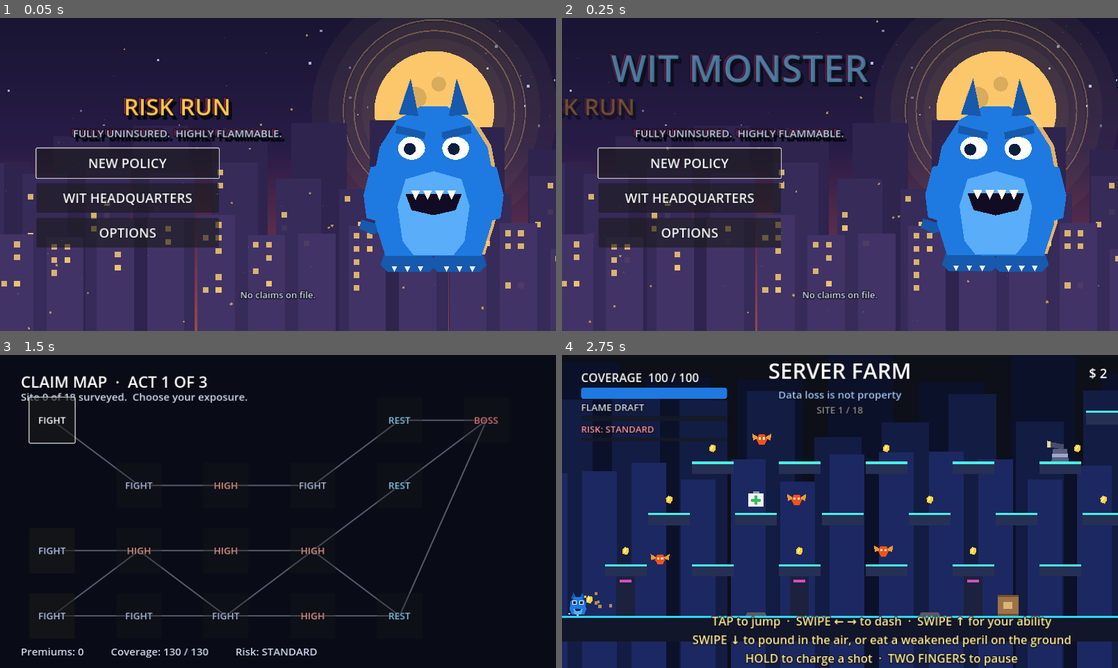
Above: before the commit, frames 1-4 (two rows, left to right).
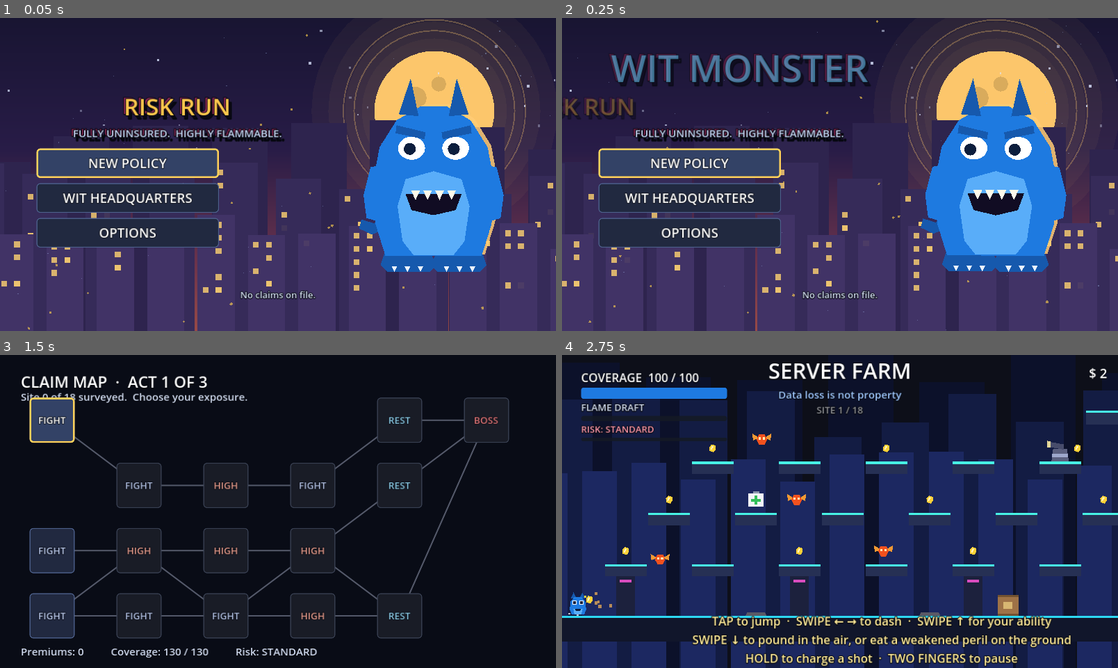
Above: after the commit, the same moments.

Repository: Yothisislogan/WIT-Monster-Risk-Run
Game: Godot game, scene res://scenes/title.tscn
The game is run twice, just before and just after one commit, with the same random seed, the same clock (stepped at 60 frames per second) and the same inputs.
Inputs:
- Up to frame 1 (0.05 s): no input
- Up to frame 2 (0.25 s): no input
- Up to frame 3 (1.5 s): click "NEW POLICY" at 0.5 s; click "LOW DEDUCTIBLE More Coverage,…" at 1.25 s
- Up to frame 4 (2.75 s): click "FIGHT" at 2 s

The runs differ from the first frame. In frame 1, 3.7% of the frame differs, in the area x 6-40%, y 41-74%; in frame 2, 3.7%; in frame 3, 5.2%, in the area x 5-92%, y 13-91%; in frame 4, nothing differs.

Commit message:
Give the UI back its surfaces: the theme styled type and removed everything else
The Policy Card draft rendered as a title floating over the playfield with a
single focus outline where four opaque cards should have been. That is what
the screenshot shows and it is my bug, introduced with the font pass.

assets/ui/theme.tres set colours, font sizes and outlines and nothing else. A
theme registered as the project theme REPLACES the styling the engine would
otherwise supply — a missing entry is not a fallback to the default look, it
is a control with no surface. So PanelContainer had no background and Button
had no normal, hover or pressed box, and the modal was a hole in the screen
with text over it. A theme that styles type and not surfaces is worse than no
theme at all, because it takes away the surfaces that were already there.

The theme now carries StyleBoxFlat entries for the panels, all five button
states, and the progress fill. Panels are opaque, buttons are cards, and the
focus box is the loudest thing in the set because a controller player has to
see it from across the room (§6).

Those boxes add content margins, which is space the text no longer has, so
check_text_fit.py reads the button padding out of the theme and subtracts it.
That immediately failed the Headquarters upgrade row — 103px of text in 110px
of usable height — so upgrade rows and deductible buttons grew, and the
deductible panel's MarginContainer dropped to 8px now that the panel stylebox
supplies the padding itself.

check_text_fit.py also now fails if the theme omits a stylebox, or if
project.godot registers no theme at all.

Two things about writing that check are worth recording. It first looked for
`gui/theme/custom="..."` and matched nothing, because project.godot writes the
setting as `theme/custom=` under a `[gui]` section — so the check silently
passed no matter what the theme contained. A check that cannot fail is the one
thing CLAUDE.md says a checker must never be, and this is the third time in
this session that exact shape has appeared. It is anchored on the section now,
and verified against both failure modes: styleboxes stripped, and the theme
unregistered.

Also fixed _on_cards_offered, which called queue_free() without remove_child()
— the third instance of that bug, after _build_menu and _build_deductibles.
The old draft's buttons stay in the row until the end of the frame, so
_focus_first could grab a button that was about to be deleted.

Co-Authored-By: Claude Opus 5 <noreply@anthropic.com>
Claude-Session: https://claude.ai/code/session_01KL9N9RcnY6sMebCLjmzeUt

Diff:
--- a/assets/ui/theme.tres
+++ b/assets/ui/theme.tres
@@ -12,6 +12,125 @@
 ; a dark edge to separate it; without one the glyphs dissolve into whatever is
 ; scrolling behind them. Everything here inherits it, including any text added
 ; later, which is the other reason a theme beats per-node overrides.
+;
+; THE STYLEBOXES BELOW ARE NOT DECORATION. The first version of this file set
+; colours and font sizes and nothing else, and a project theme registered as
+; gui/theme/custom REPLACES the styling the engine would otherwise supply. So
+; PanelContainer had no panel background and Button had no normal, hover or
+; pressed background: the Policy Card draft rendered as its title floating over
+; the playfield with a single focus outline where four opaque cards should have
+; been, and the player reported it, correctly, as an empty screen. A theme that
+; styles type and not surfaces is worse than no theme at all — it removes the
+; surfaces that were there.
+
+; The card the panels are drawn on. Opaque, because a modal that shows the
+; playfield through it is a modal you cannot read.
+[sub_resource type="StyleBoxFlat" id="panel"]
+content_margin_left = 18.0
+content_margin_top = 16.0
+content_margin_right = 18.0
+content_margin_bottom = 16.0
+bg_color = Color(0.06, 0.07, 0.12, 0.98)
+border_width_left = 2
+border_width_top = 2
+border_width_right = 2
+border_width_bottom = 2
+border_color = Color(0.32, 0.42, 0.62, 0.9)
+corner_radius_top_left = 12
+corner_radius_top_right = 12
+corner_radius_bottom_right = 12
+corner_radius_bottom_left = 12
+shadow_color = Color(0, 0, 0, 0.5)
+shadow_size = 12
+
+[sub_resource type="StyleBoxFlat" id="button_normal"]
+content_margin_left = 14.0
+content_margin_top = 10.0
+content_margin_right = 14.0
+content_margin_bottom = 10.0
+bg_color = Color(0.13, 0.16, 0.25, 1)
+border_width_left = 2
+border_width_top = 2
+border_width_right = 2
+border_width_bottom = 2
+border_color = Color(0.3, 0.38, 0.55, 1)
+corner_radius_top_left = 8
+corner_radius_top_right = 8
+corner_radius_bottom_right = 8
+corner_radius_bottom_left = 8
+
+[sub_resource type="StyleBoxFlat" id="button_hover"]
+content_margin_left = 14.0
+content_margin_top = 10.0
+content_margin_right = 14.0
+content_margin_bottom = 10.0
+bg_color = Color(0.19, 0.24, 0.36, 1)
+border_width_left = 2
+border_width_top = 2
+border_width_right = 2
+border_width_bottom = 2
+border_color = Color(0.46, 0.58, 0.8, 1)
+corner_radius_top_left = 8
+corner_radius_top_right = 8
+corner_radius_bottom_right = 8
+corner_radius_bottom_left = 8
+
+[sub_resource type="StyleBoxFlat" id="button_pressed"]
+content_margin_left = 14.0
+content_margin_top = 10.0
+content_margin_right = 14.0
+content_margin_bottom = 10.0
+bg_color = Color(0.09, 0.11, 0.18, 1)
+border_width_left = 2
+border_width_top = 2
+border_width_right = 2
+border_width_bottom = 2
+border_color = Color(0.55, 0.7, 1, 1)
+corner_radius_top_left = 8
+corner_radius_top_right = 8
+corner_radius_bottom_right = 8
+corner_radius_bottom_left = 8
+
+; A controller player needs to see where focus is from across the room, so the
+; focus box is the loudest thing in the set (§6 controller parity).
+[sub_resource type="StyleBoxFlat" id="button_focus"]
+content_margin_left = 14.0
+content_margin_top = 10.0
+content_margin_right = 14.0
+content_margin_bottom = 10.0
+bg_color = Color(0.2, 0.26, 0.4, 1)
+border_width_left = 4
+border_width_top = 4
+border_width_right = 4
+border_width_bottom = 4
+border_color = Color(1, 0.82, 0.35, 1)
+corner_radius_top_left = 8
+corner_radius_top_right = 8
+corner_radius_bottom_right = 8
+corner_radius_bottom_left = 8
+
+[sub_resource type="StyleBoxFlat" id="button_disabled"]
+content_margin_left = 14.0
+content_margin_top = 10.0
+content_margin_right = 14.0
+content_margin_bottom = 10.0
+bg_color = Color(0.1, 0.11, 0.15, 1)
+border_width_left = 2
+border_width_top = 2
+border_width_right = 2
+border_width_bottom = 2
+border_color = Color(0.22, 0.25, 0.32, 1)
+corner_radius_top_left = 8
+corner_radius_top_right = 8
+corner_radius_bottom_right = 8
+corner_radius_bottom_left = 8
+
+[sub_resource type="StyleBoxFlat" id="progress_fill"]
+bg_color = Color(0.25, 0.55, 0.95, 1)
+corner_radius_top_left = 4
+corner_radius_top_right = 4
+corner_radius_bottom_right = 4
+corner_radius_bottom_left = 4
 
 [resource]
 default_font_size = 24
@@ -33,3 +152,14 @@
 Button/colors/font_outline_color = Color(0.02, 0.03, 0.06, 0.95)
 Button/constants/outline_size = 5
 Button/font_sizes/font_size = 24
+Button/styles/normal = SubResource("button_normal")
+Button/styles/hover = SubResource("button_hover")
+Button/styles/pressed = SubResource("button_pressed")
+Button/styles/focus = SubResource("button_focus")
+Button/styles/disabled = SubResource("button_disabled")
+
+PanelContainer/styles/panel = SubResource("panel")
+Panel/styles/panel = SubResource("panel")
+PopupPanel/styles/panel = SubResource("panel")
+
+ProgressBar/styles/fill = SubResource("progress_fill")
--- a/scenes/title.tscn
+++ b/scenes/title.tscn
@@ -79,10 +79,10 @@
 offset_bottom = 340.0
 
 [node name="Margin" type="MarginContainer" parent="DeductiblePanel"]
-theme_override_constants/margin_left = 24
-theme_override_constants/margin_top = 20
-theme_override_constants/margin_right = 24
-theme_override_constants/margin_bottom = 20
+theme_override_constants/margin_left = 8
+theme_override_constants/margin_top = 8
+theme_override_constants/margin_right = 8
+theme_override_constants/margin_bottom = 8
 
 [node name="VBox" type="VBoxContainer" parent="DeductiblePanel/Margin"]
 theme_override_constants/separation = 12
--- a/scripts/ui/headquarters_panel.gd
+++ b/scripts/ui/headquarters_panel.gd
@@ -53,7 +53,7 @@
 	var maximum := int(upgrade["ranks"])
 	var cost := Headquarters.next_cost(id)
 	var button := Button.new()
-	button.custom_minimum_size = Vector2(0, 130)
+	button.custom_minimum_size = Vector2(0, 156)
 	button.autowrap_mode = TextServer.AUTOWRAP_WORD_SMART
 	button.add_theme_font_size_override("font_size", 23)
 
--- a/scripts/ui/hud.gd
+++ b/scripts/ui/hud.gd
@@ -363,7 +363,13 @@
 ## Card offer between rooms (§9). Pauses so the choice is unhurried, and the
 ## three options are big touch targets rather than a scrolling list (§9, §23).
 func _on_cards_offered(cards: Array) -> void:
+	# remove_child before queue_free: queue_free defers to the end of the
+	# frame, so without this the previous draft's buttons are still in the row
+	# while the new ones are added — and _focus_first(card_row) then grabs a
+	# button that is about to be deleted. Same fix as _build_menu and
+	# _build_deductibles on the title screen.
 	for child in card_row.get_children():
+		card_row.remove_child(child)
 		child.queue_free()
 	if cards.is_empty():
 		Events.card_chosen.emit("")
--- a/scripts/ui/title_screen.gd
+++ b/scripts/ui/title_screen.gd
@@ -137,7 +137,7 @@
 	for key in ["low", "standard", "high"]:
 		var preset: Dictionary = GameManager.DEDUCTIBLES[key]
 		var button := Button.new()
-		button.custom_minimum_size = Vector2(0, 146)
+		button.custom_minimum_size = Vector2(0, 156)
 		button.autowrap_mode = TextServer.AUTOWRAP_WORD_SMART
 		button.add_theme_font_size_override("font_size", 26)
 		button.text = "%s\n%s\nStarting Coverage %d" % [
Not shown: 1 places in assets/ui/theme.tres that only renumber resources
Not shown, changed: tools/check_text_fit.py
